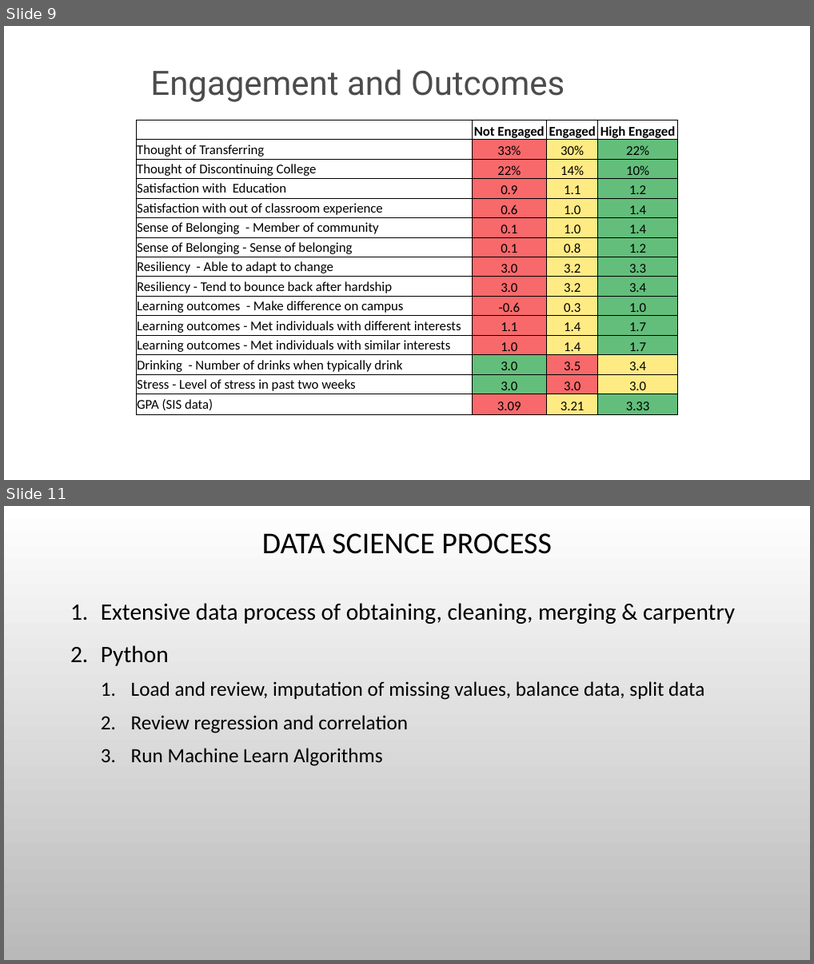
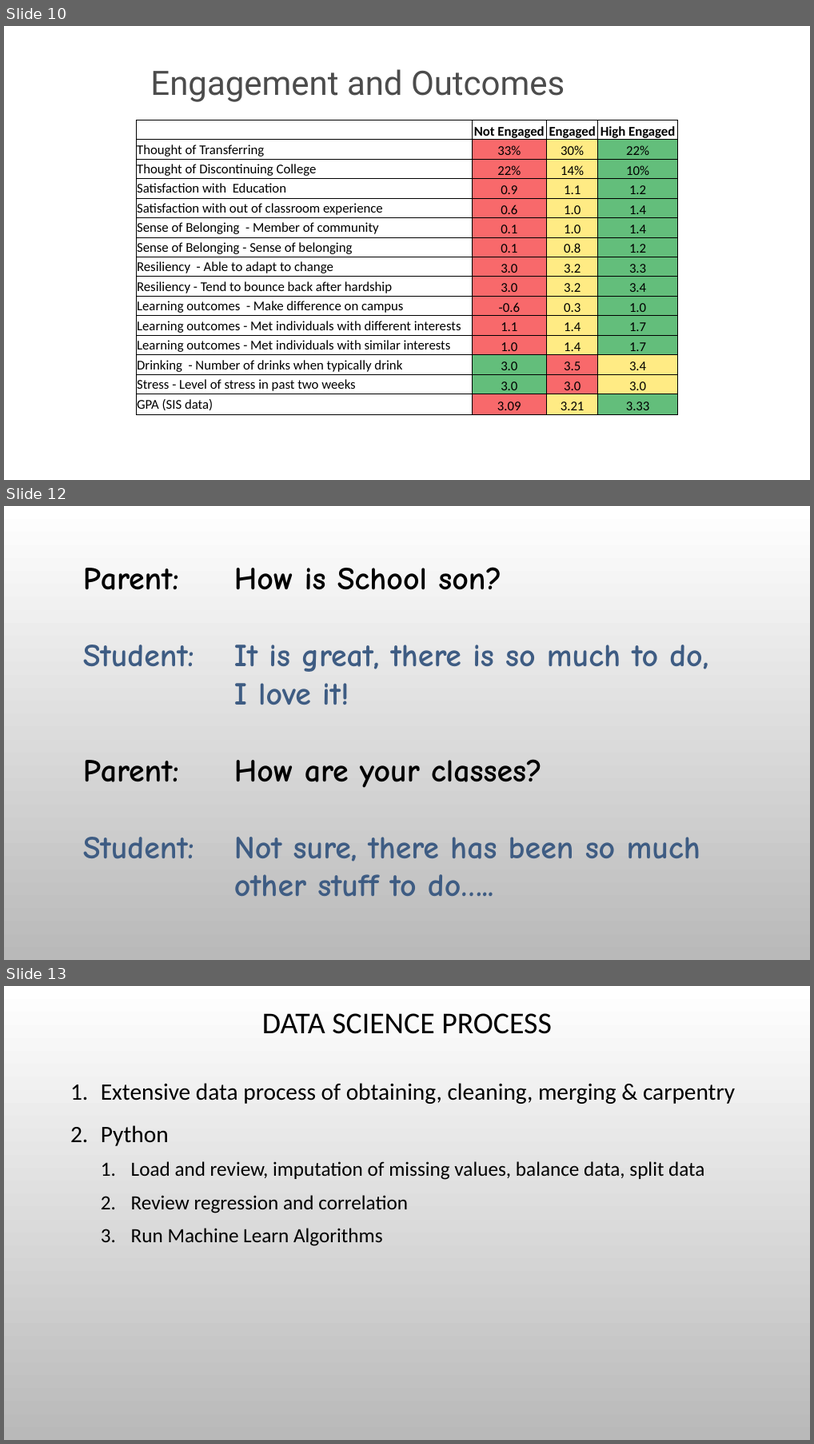
Before and after one commit to danielwreilly/student-retention, a slide deck: Capstone Presentation.pptx. Shown one above the other, each under a label of ours: slides 9 and 11 before the commit, slides 10, 12 and 13 after it; the slides between them are not shown. The pictures are 814x964 and 814x1444 pixels, drawn with LibreOffice and Linux fonts; fonts in the diff are those of the drawing; background and template pictures are left out. Boxes give left, top, right and bottom in pixels: in the first picture for what was removed or moved away, otherwise in the second. Text is boxed around its words. In the diff, an @@ line names an element or a change of style, - is before the commit and + after.

```diff
--- a/Capstone Presentation.pptx
+++ b/Capstone Presentation.pptx
@@ slide 12 added at bbox=[4, 506, 810, 960], background picture (left out) @@
@@ text added at bbox=[83, 567, 709, 896], 38 pt, text #3E5C83, bold @@
+Parent: How is School son?
+Student: It is great, there is so much to do,
+I love it!
+Parent: How are your classes?
+Student: Not sure, there has been so much
+other stuff to do…..
@@ what was slide 9 is now slide 10 @@
@@ what was slide 11 is now slide 13 @@
```
Also in this commit, not shown: 3 slides changed, 5 other slides added.
